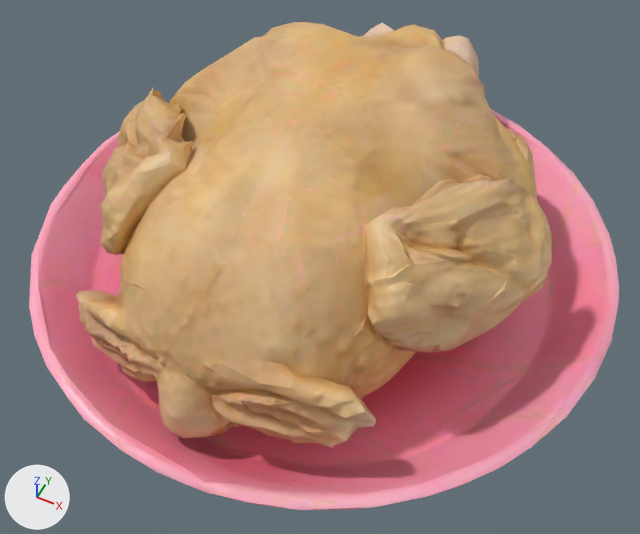
Before and after pictures for a commit that changed the glTF model assets/w3chicken.glb.
Both versions are drawn from a 50 mm camera at (0.14, -0.285, 0.359) aimed at (0.011, -0.026, 0.034). The lights are fixed; the arrows at lower left show +X, +Y and +Z. The first picture is the older version. Where no turn or scale is listed for an object, it has been applied to the vertices.

In view in the first picture: 'output_unwrapped'.
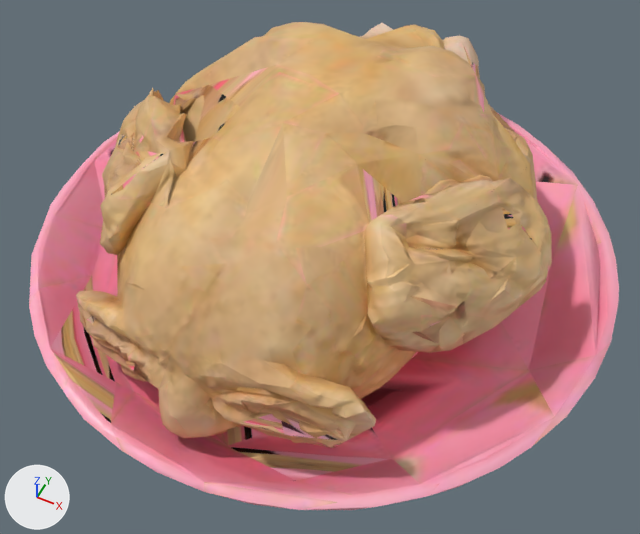
Changed parts and their boxes [x1, y1, x2, y2] in the pictures (640 x 534 px):
'w3chicken_far', added
    after: [29, 25, 600, 510]

The change, as a list of edits to the scene's bpy script:
```text
Add me_w3chicken_far:
    me_w3chicken_far.from_pydata(...)  # 438 vertices, 896 faces; spans x -0.148..0.148, y -0.149..0.149, z -0.059..0.059
    me_w3chicken_far.materials.append(mat_bakedmaterial)
Add ob_w3chicken_far:
    ob_w3chicken_far = bpy.data.objects.new('w3chicken_far', me_w3chicken_far)
    ob_w3chicken_far.location = (-0.002, -0.0003, 0.0587)
```
